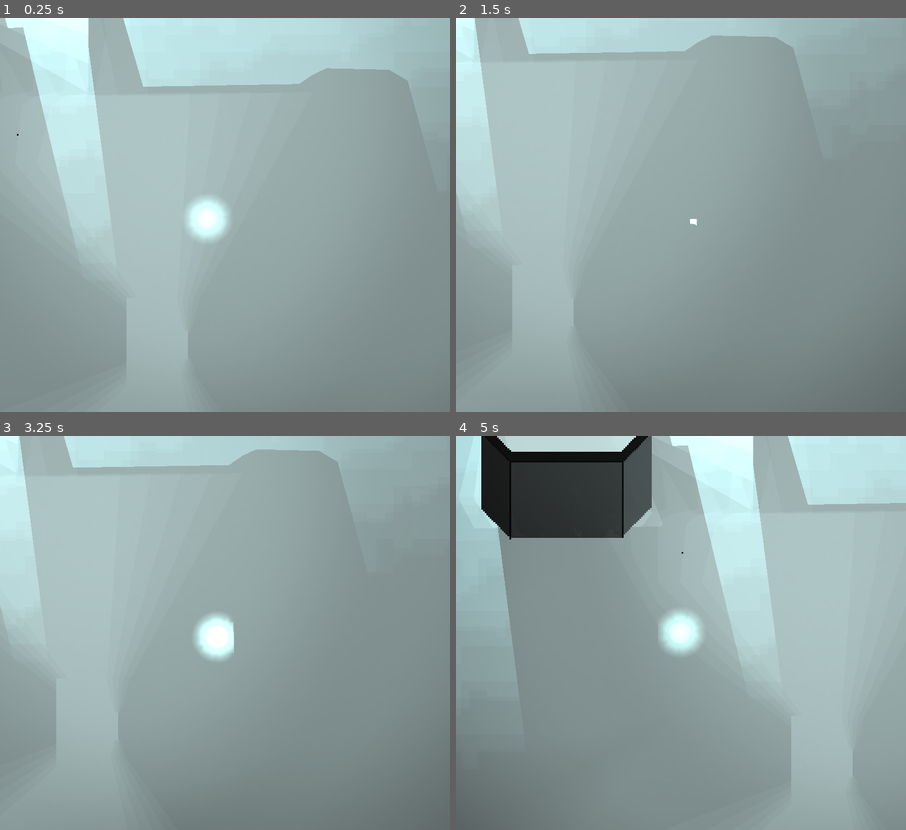
Above: before the commit, frames 1-4 (two rows, left to right).
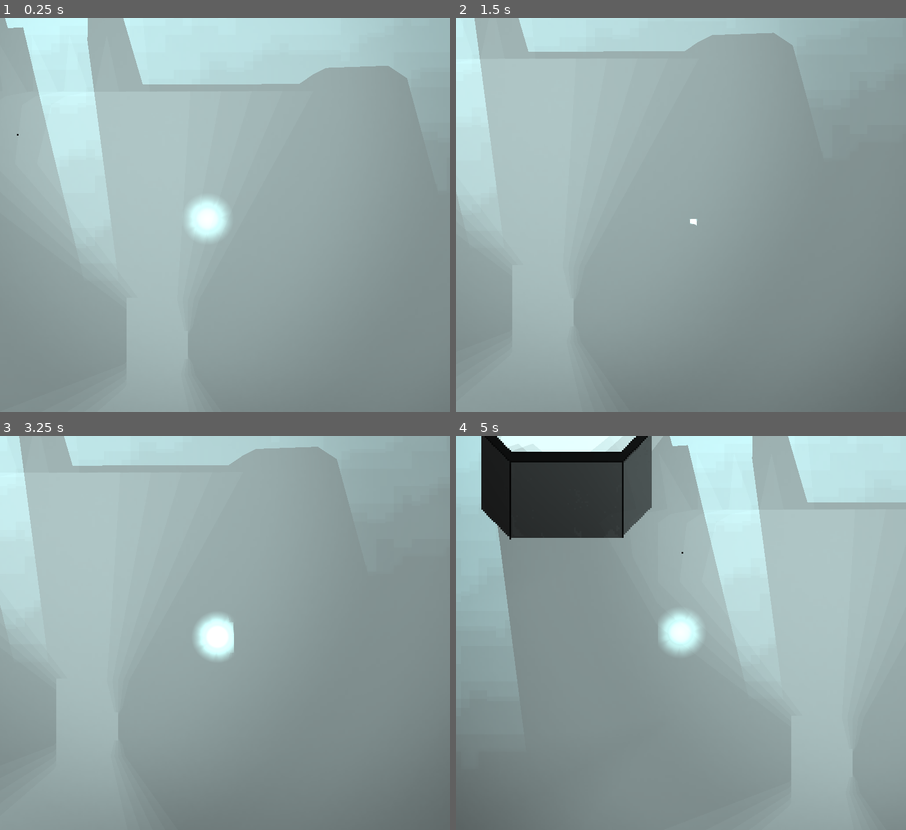
Above: after the commit, the same moments.

Repository: cube-drone/groovelet-3
Game: Godot game, scene res://main.tscn
The game is run twice, just before and just after one commit, with the same random seed, the same clock (stepped at 60 frames per second) and the same inputs. A sky picture missing from this copy of the repository is replaced by a grey-blue gradient.
Inputs:
- Up to frame 1 (0.25 s): no input
- Up to frame 2 (1.5 s): hold D (right) 0.53-1.28 s; hold Shift (run) 0.53-1.28 s; hold S (down) from 1.28 s (still down); tap Shift (run) at 1.35 s
- Up to frame 3 (3.25 s): release S (down) at 2.03 s; hold D (right) 2.03-2.78 s; hold Shift (run) 2.03-2.78 s; hold W (up) from 2.78 s (still down); tap Shift (run) at 2.85 s
- Up to frame 4 (5 s): release W (up) at 3.53 s; hold Shift (run) 3.53-4.28 s; hold A (left) from 3.53 s (still down); tap Shift (run) at 4.35 s

The runs differ from the first frame. In frame 1, 0.5% of the frame differs, in the area x 0-91%, y 0-40%; in frame 2, 0.2%; in frame 3, 0.2%; in frame 4, 1.4%, in the area x 4-100%, y 0-40%.

Commit message:
light tweaks

Diff:
--- a/game/sprites/oths_room/oths-room.tscn
+++ b/game/sprites/oths_room/oths-room.tscn
@@ -12,13 +12,13 @@
 normal_texture = ExtResource("2_euptc")
 
 [sub_resource type="OccluderPolygon2D" id="OccluderPolygon2D_r53f8"]
-polygon = PackedVector2Array(13, 5, 26, -11, 27, -56, 31, -58, 31, -33, 44, -44, 50, -44, 56, -40, 57, -7, 41, -4, 34, 1, 34, 126, 30, 132, 29, 96, 29, 20)
+polygon = PackedVector2Array(14, 9.5, 30, -8.5, 27, -56, 31, -58, 31, -33, 44, -44, 50, -44, 56, -40, 57, -7, 41, -4, 34, 1, 34, 126, 30, 132, 29, 96, 28, 27.5)
 
 [sub_resource type="OccluderPolygon2D" id="OccluderPolygon2D_d4btv"]
-polygon = PackedVector2Array(15, -129.5, -49, -128.5, -62, -145.5, -61, -252.5, 20, -251.5, 21, -219.5, 24, -224.5, 22, -258.5, -67, -258.5, -67, -139.5, -51, -122.5, 19, -123.5)
+polygon = PackedVector2Array(-62, -142, -61, -252.5, 20, -251.5, 21, -219.5, 24, -224.5, 22, -258.5, -67, -258.5, -67, -183)
 
 [sub_resource type="OccluderPolygon2D" id="OccluderPolygon2D_fekh2"]
-polygon = PackedVector2Array(82, -249.5, 89, -240.5, 88, -152.5, 88, -136.5, 206, -139.5, 213, -129.5, 217, -130.5, 217, -140.5, 223, -146.5, 260, -146.5, 268, -140.5, 267, -66.5, 274, -67.5, 274, -142.5, 261, -151.5, 220, -152.5, 210, -143.5, 94, -141.5, 93, -239.5)
+polygon = PackedVector2Array(82, -249.5, 89, -240.5, 88.614, -206.536, 87, -206, 88, -152.5, 88, -139, 206, -139.5, 212, -131, 217, -131, 217, -140.5, 223, -146.5, 260, -146.5, 268, -140.5, 267, -66.5, 274, -67.5, 274, -142.5, 262, -154, 220, -152.5, 210, -143.5, 94, -143, 93, -239.5)
 
 [sub_resource type="OccluderPolygon2D" id="OccluderPolygon2D_asit0"]
 polygon = PackedVector2Array(34, -8.5, 35, -6.5, 109, 17.5, 109, 22.5, 30, -2.5, 30, -11.5)
@@ -40,6 +40,12 @@
 
 [sub_resource type="OccluderPolygon2D" id="OccluderPolygon2D_43ony"]
 polygon = PackedVector2Array(30, 21, 89, 21, 100, 10, 100, 17, 90, 27, 30, 27)
+
+[sub_resource type="OccluderPolygon2D" id="OccluderPolygon2D_h6o77"]
+polygon = PackedVector2Array(-216, -142, -216, -140, -203, -126, -141, -126, -128, -139, -128, -146, -122, -146, -122, -137, -140, -120, -204, -121, -221, -136, -221, -142)
+
+[sub_resource type="OccluderPolygon2D" id="OccluderPolygon2D_a2fxk"]
+polygon = PackedVector2Array(58, -221, 62, -217, 62, -108, 75, -94, 136, -94, 150, -109, 150, -151, 156, -151, 155, -107, 137, -89, 73, -89, 57, -106)
 
 [node name="oths-room" type="Node2D"]
 
@@ -49,18 +55,6 @@
 
 [node name="Lighting" type="Node2D" parent="OthLevelBase"]
 position = Vector2(-154, 46)
-
-[node name="Lamp2" type="PointLight2D" parent="OthLevelBase/Lighting"]
-position = Vector2(-49, -217)
-color = Color(0.843137, 0.984314, 0.984314, 1)
-energy = 0.3
-shadow_enabled = true
-shadow_color = Color(0, 0, 0, 1)
-shadow_filter = 1
-shadow_filter_smooth = 30.0
-texture = ExtResource("3_bj3rf")
-height = 9.0
-metadata/_edit_lock_ = true
 
 [node name="Sun" type="PointLight2D" parent="OthLevelBase/Lighting"]
 position = Vector2(-348, -2421.5)
@@ -77,10 +71,6 @@
 position = Vector2(0, -132.5)
 occluder = SubResource("OccluderPolygon2D_r53f8")
 
-[node name="LightOccluder2D6" type="LightOccluder2D" parent="OthLevelBase/Lighting"]
-position = Vector2(0, -132.5)
-occluder = SubResource("OccluderPolygon2D_r53f8")
-
 [node name="LightOccluder2D2" type="LightOccluder2D" parent="OthLevelBase/Lighting"]
 occluder = SubResource("OccluderPolygon2D_d4btv")
 
@@ -139,6 +129,19 @@
 height = 100.0
 metadata/_edit_lock_ = true
 
+[node name="Bedroom" type="Node2D" parent="OthLevelBase/Lighting"]
+
+[node name="Lamp2" type="PointLight2D" parent="OthLevelBase/Lighting/Bedroom"]
+position = Vector2(14, -244)
+color = Color(0.843137, 0.984314, 0.984314, 1)
+energy = 0.5
+shadow_enabled = true
+shadow_color = Color(0, 0, 0, 1)
+shadow_filter = 1
+shadow_filter_smooth = 30.0
+texture = ExtResource("3_bj3rf")
+height = 9.0
+
 [node name="Collision" type="Node2D" parent="."]
 visible = false
 
@@ -195,7 +198,6 @@
 position = Vector2(-172, -106)
 
 [node name="TransparentParentArea" parent="wall-smile" instance=ExtResource("5_urkcm")]
-visible = false
 position = Vector2(172, 106)
 
 [node name="Area2D" type="Area2D" parent="wall-smile/TransparentParentArea"]
@@ -206,5 +208,10 @@
 [node name="VisibleGroup" type="Node2D" parent="wall-smile/TransparentParentArea"]
 
 [node name="LightOccluder2D" type="LightOccluder2D" parent="wall-smile/TransparentParentArea/VisibleGroup"]
+occluder = SubResource("OccluderPolygon2D_h6o77")
 
 [node name="TransparentGroup" type="Node2D" parent="wall-smile/TransparentParentArea"]
+
+[node name="LightOccluder2D" type="LightOccluder2D" parent="wall-smile/TransparentParentArea/TransparentGroup"]
+position = Vector2(-278, 12)
+occluder = SubResource("OccluderPolygon2D_a2fxk")
Not shown: 1 places in game/sprites/oths_room/oths-room.tscn that only renumber resources
